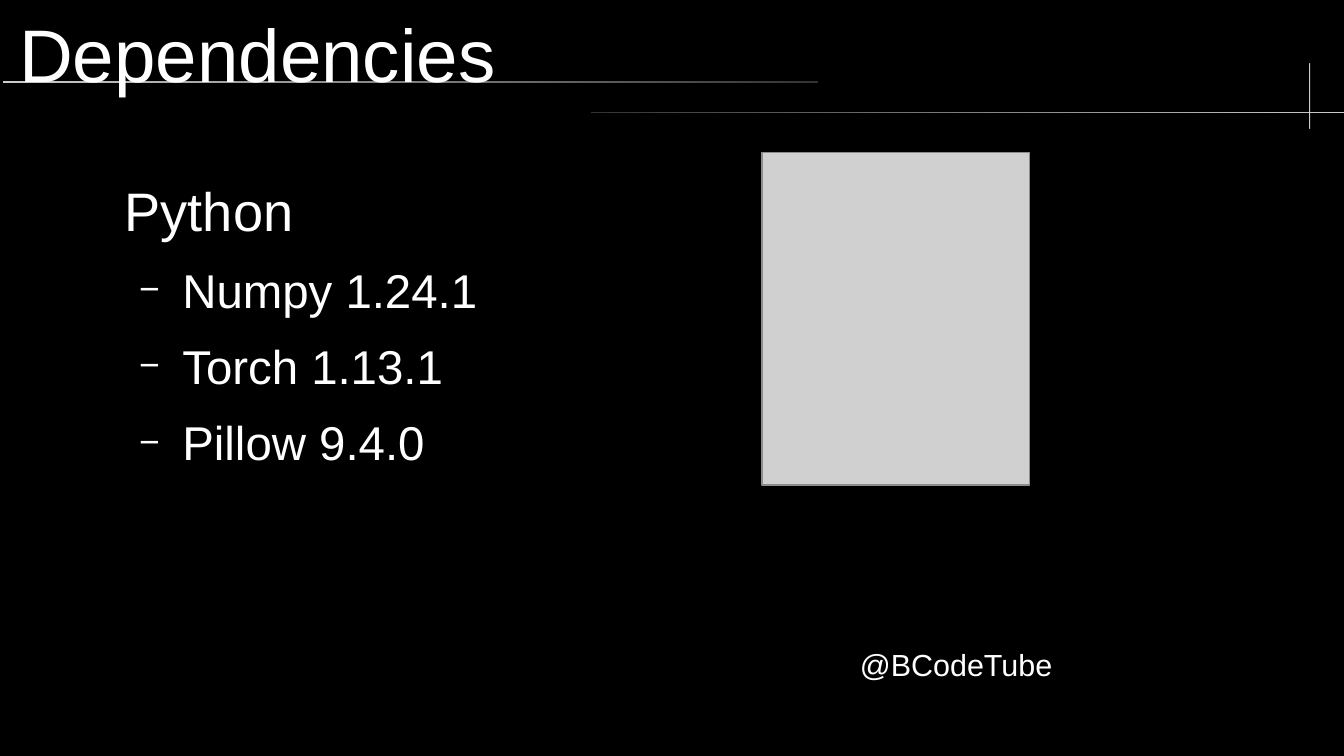
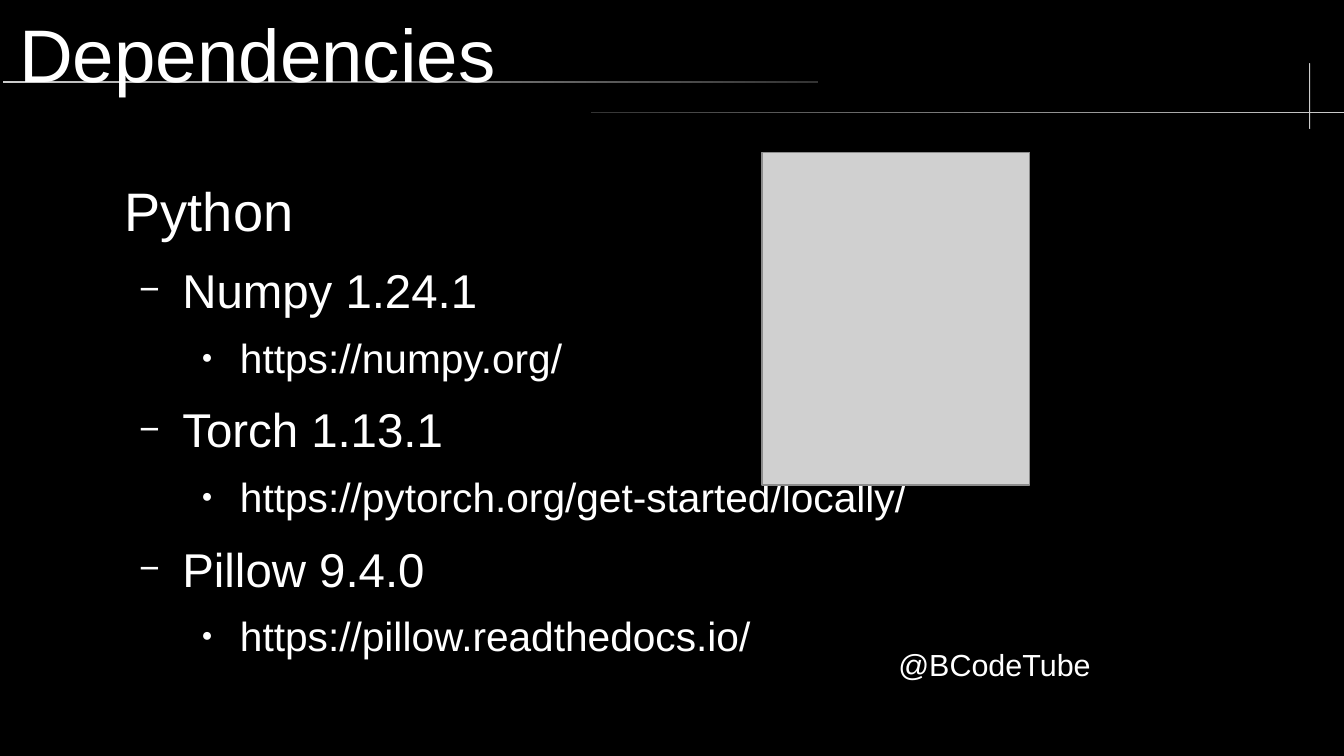
Before and after one commit to brccabral/Cpp_Python_MNIST, a slide deck: slide 4 of MNIST.odp. Drawn at 1344x756 pixels with LibreOffice and Linux fonts; fonts in the diff are those of the drawing; grey boxes stand for pictures; background and template pictures are left out. Boxes give left, top, right and bottom in pixels: in the first picture for what was removed or moved away, otherwise in the second. Text is boxed around its words. In the diff, an @@ line names an element or a change of style, - is before the commit and + after.

```diff
--- a/MNIST.odp
+++ b/MNIST.odp
@@ text at bbox=[240, 343, 562, 380]: paragraph added @@
+    ● https://numpy.org/
@@ text at bbox=[240, 480, 906, 520]: paragraph added @@
+    ● https://pytorch.org/get-started/locally/
@@ text at bbox=[240, 621, 750, 659]: paragraph added @@
+    ● https://pillow.readthedocs.io/
@@ text "@BCodeTube": place and size @@
-text "@BCodeTube" at bbox=[860, 654, 1052, 681]
+text "@BCodeTube" at bbox=[898, 654, 1090, 681]
```
Also in this commit, not shown: 13 other slides changed, 1 slide added.
